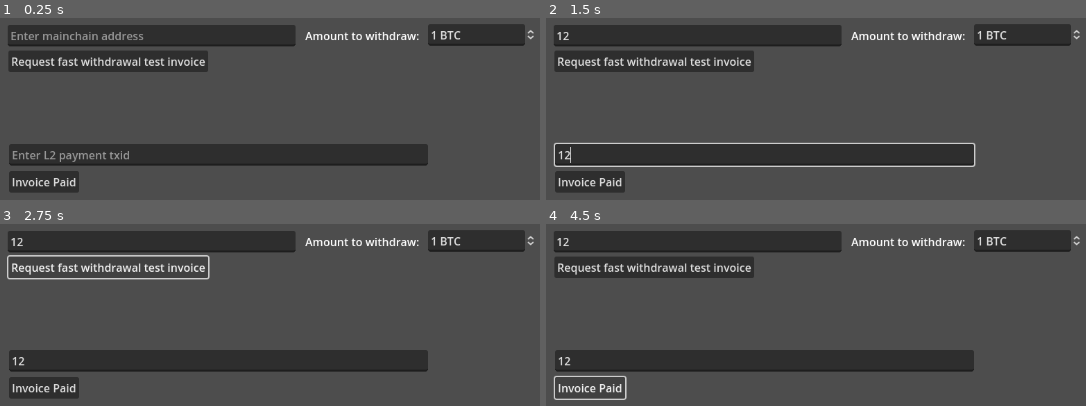
Above: before the commit, frames 1-4 (two rows, left to right).
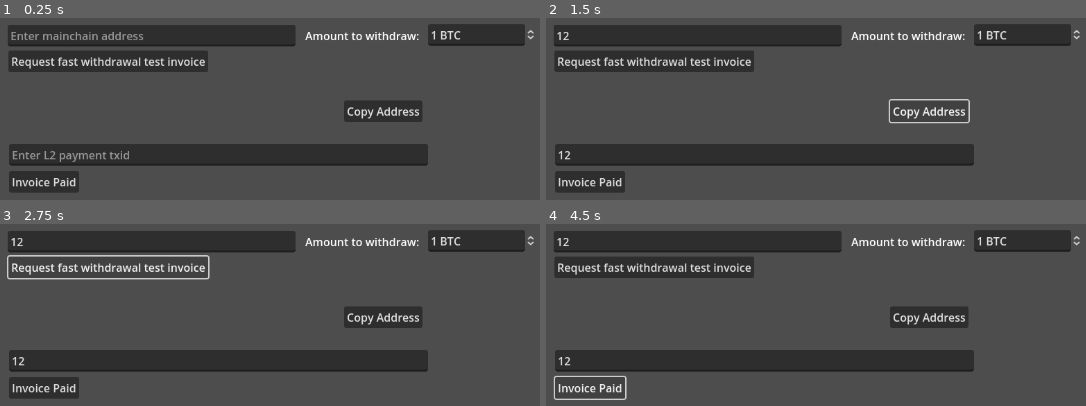
Above: after the commit, the same moments.

Repository: LayerTwo-Labs/fast-withdraw-client
Game: Godot game, scene res://client_menu.tscn
The game is run twice, just before and just after one commit, with the same random seed, the same clock (stepped at 60 frames per second) and the same inputs.
Inputs (mouse positions are in pixels of both pictures, inside the frame that each line leads up to):
- Up to frame 1 (0.25 s): no input
- Up to frame 2 (1.5 s): click (697, 36) at 0.52 s; type "12" at 0.6 s; click (762, 154) at 0.75 s; type "12" at 0.83 s; click (929, 110) at 1.25 s, where only the run after the commit has a clickable "Copy Address"
- Up to frame 3 (2.75 s): click "Request fast withdrawal test …" at 2 s
- Up to frame 4 (4.5 s): click "Invoice Paid" at 2.75 s; click "Request fast withdrawal test …" at 3.5 s; click "Invoice Paid" at 4.25 s

The runs differ from the first frame. In frame 1, 1.6% of the frame differs, in the area x 63-79%, y 45-58%; in frame 2, 2.1%, in the area x 1-80%, y 44-82%; in frame 3, 1.6%; in frame 4, 1.6%.

Commit message:
Fix invoice address & amount, add copy addr button

Diff:
--- a/client.gd
+++ b/client.gd
@@ -2,6 +2,8 @@
 
 const SERVER_1 = "127.0.0.1"
 const PORT = 8382
+
+var invoice_address : String = ""
 
 func _ready() -> void:
 	# Create fast withdraw client
@@ -32,8 +34,10 @@
 	print("Destination: ", destination)
 
 	var invoice_text = "Fast withdraw request received!\n"
-	invoice_text += str("Send ", amount, " BTC to ", destination, "\n")
+	invoice_text += str("Send ", amount, " L2 coins to ", destination, "\n")
 	invoice_text += "Then enter the L2 txid and hit invoice paid"
+
+	invoice_address = destination
 
 	$LabelInvoice.text = invoice_text
 
@@ -45,3 +49,7 @@
 	print("Destination: ", destination)
 
 	$LabelComplete.text = str("Withdraw complete: ", txid)
+
+
+func _on_button_copy_address_pressed() -> void:
+	DisplayServer.clipboard_set(invoice_address)
--- a/client_menu.tscn
+++ b/client_menu.tscn
@@ -76,5 +76,15 @@
 text = "Amount to withdraw:
 "
 
+[node name="ButtonCopyAddress" type="Button" parent="."]
+layout_mode = 0
+offset_left = 499.0
+offset_top = 119.0
+offset_right = 612.0
+offset_bottom = 150.0
+text = "Copy Address
+"
+
 [connection signal="pressed" from="ButtonTest" to="." method="_on_button_test_pressed"]
 [connection signal="pressed" from="ButtonTestComplete" to="." method="_on_button_test_complete_pressed"]
+[connection signal="pressed" from="ButtonCopyAddress" to="." method="_on_button_copy_address_pressed"]
